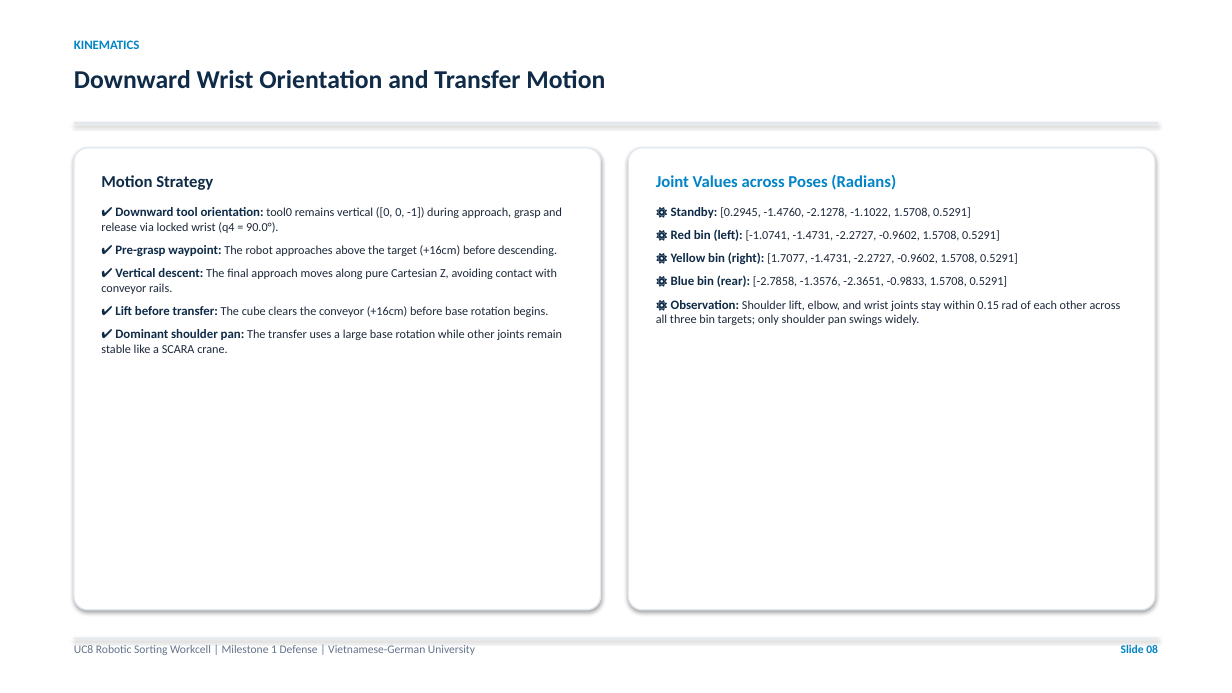
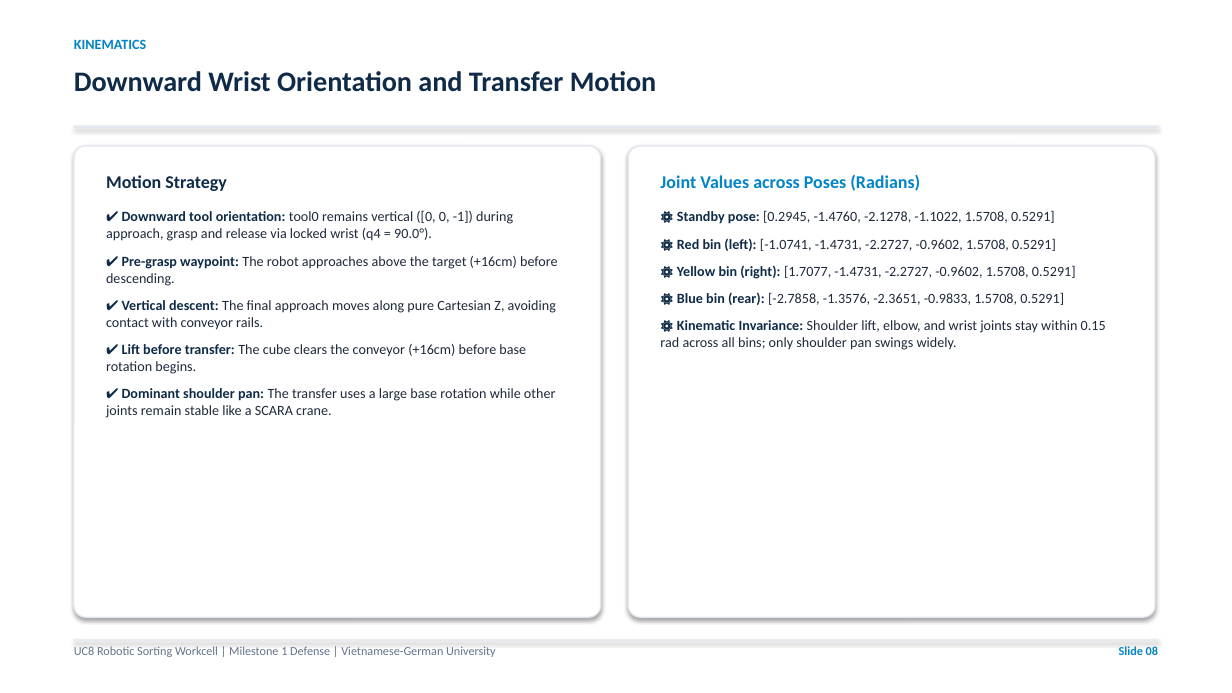
Before and after one commit to Aqikop/VGU26-Project-UC8, a slide deck: slide 8 of docs/week05/UC8_Week05_Milestone1_Presentation.pptx. Drawn at 1232x693 pixels with LibreOffice and Linux fonts; fonts in the diff are those of the drawing. Boxes give left, top, right and bottom in pixels: in the first picture for what was removed or moved away, otherwise in the second. Text is boxed around its words. In the diff, an @@ line names an element or a change of style, - is before the commit and + after.

```diff
--- a/docs/week05/UC8_Week05_Milestone1_Presentation.pptx
+++ b/docs/week05/UC8_Week05_Milestone1_Presentation.pptx
@@ text "KINEMATICS" at box(74, 39, 146, 49): size 10 to 11 pt @@
@@ text "Downward Wrist Orientation and Transfer ..." at box(74, 71, 657, 92): size 20 to 22 pt @@
@@ rounded rectangle at box(74, 146, 601, 617): proportions changed @@
@@ rounded rectangle: place and size @@
-rounded rectangle at box(74, 148, 601, 610)
+rounded rectangle at box(74, 146, 601, 617)
@@ rectangle: place and size @@
-rectangle at box(74, 122, 1158, 124)
+rectangle at box(74, 126, 1158, 128)
@@ rounded rectangle: place and size @@
-rounded rectangle at box(628, 148, 1155, 610)
+rounded rectangle at box(628, 146, 1155, 617)
@@ rounded rectangle at box(628, 146, 1155, 617): proportions changed @@
@@ text "Motion Strategy" at box(106, 175, 558, 418): size 13 to 14 pt in "Motion Strategy"; size 10 to 11 pt in "✔ Downward tool orientation:", "✔ Pre-grasp waypoint:", "✔ Vertical descent:", "✔ Lift before transfer:" and 1 more places; size 9.5 to 11 pt in "tool0 remains vertical ([0, 0, -1]) during ...", "The robot approaches above the target (+16cm) ...", "The final approach moves along pure Cartesian ...", "The cube clears the conveyor (+16cm) before ..." and 1 more places; more space between paragraphs @@
@@ text at box(660, 175, 1076, 305): size 13 to 14 pt in "Joint Values across Poses (Radians)"; size 10 to 11 pt in "⚙ Red bin (left):", "⚙ Yellow bin (right):", "⚙ Blue bin (rear):"; size 9.5 to 11 pt in "[-1.0741, -1.4731, -2.2727, -0.9602, 1.5708, 0.5291]", "[1.7077, -1.4731, -2.2727, -0.9602, 1.5708, 0.5291]", "[-2.7858, -1.3576, -2.3651, -0.9833, 1.5708, 0.5291]"; more space between paragraphs @@
@@ text at box(677, 210, 1055, 224): text changed; size 9.5 to 11 pt @@
-⚙ Standby: [0.2945, -1.4760, -2.1278, -1.1022, 1.5708, 0.5291]
+⚙ Standby pose: [0.2945, -1.4760, -2.1278, -1.1022, 1.5708, 0.5291]
@@ text at box(660, 320, 1106, 350): text changed; size 9.5 to 11 pt @@
-⚙ Observation: Shoulder lift, elbow, and wrist joints stay within 0.15 rad of each other across all three bin targets; only shoulder pan swings widely.
+⚙ Kinematic Invariance: Shoulder lift, elbow, and wrist joints stay within 0.15 rad across all bins; only shoulder pan swings widely.
@@ text "UC8 Robotic Sorting Workcell | ..." at box(74, 646, 496, 657): size 9 to 9.5 pt @@
@@ text "Slide 08" at box(1119, 646, 1158, 655): size 9 to 9.5 pt @@
```
Also in this commit, not shown: 14 other slides changed, 3 other files.
